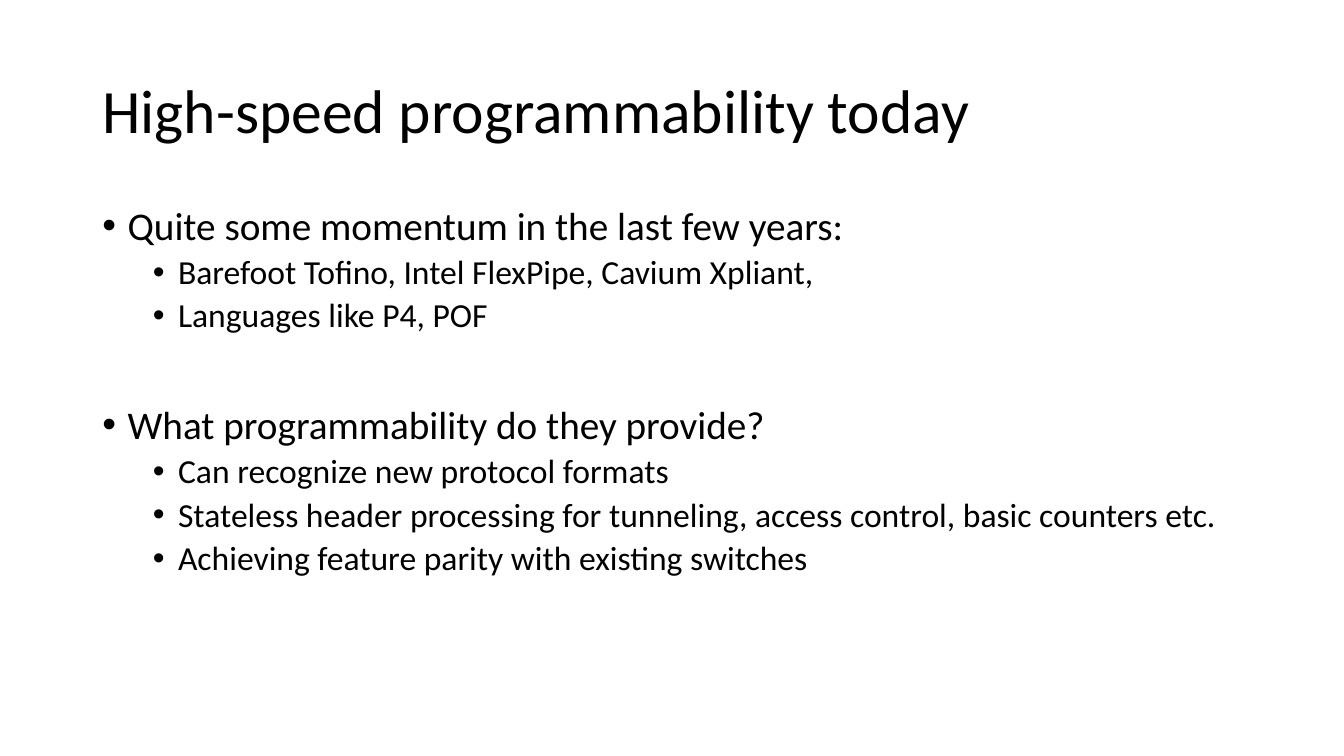
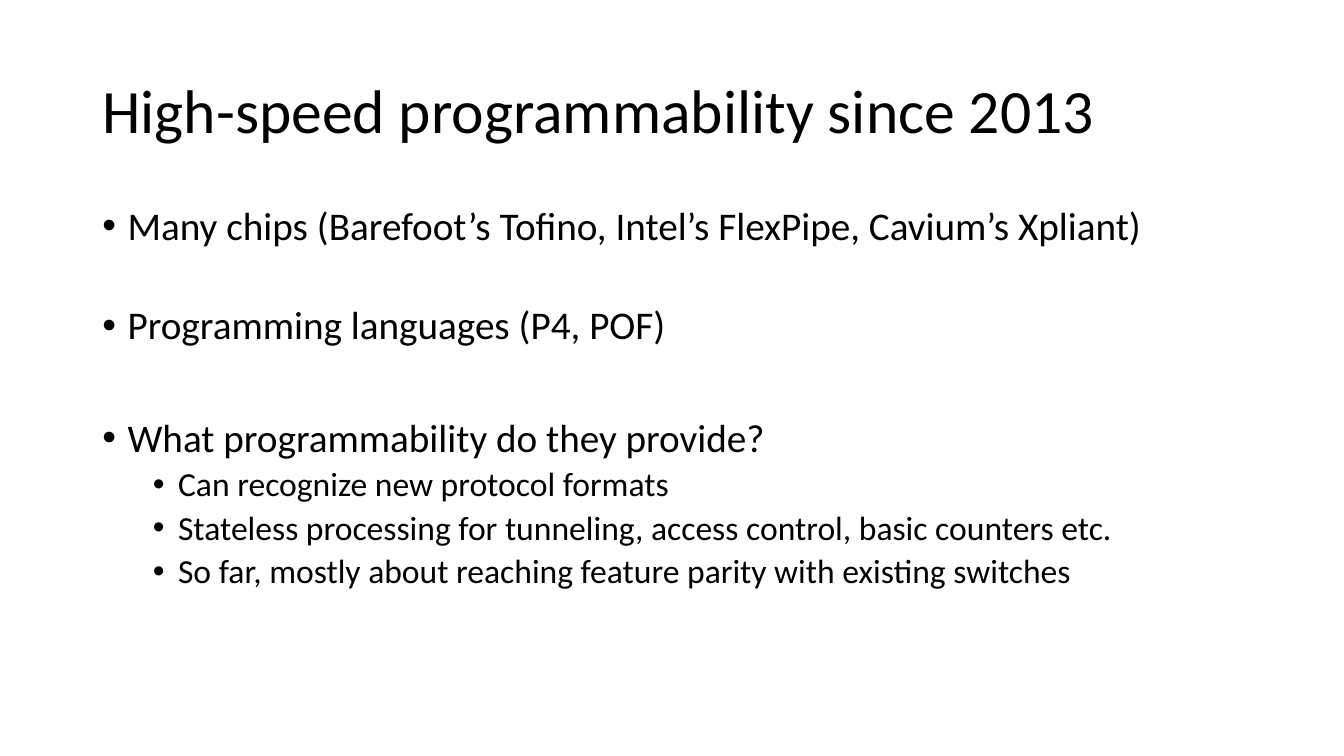
Before and after one commit to anirudhSK/pifo-domino-marple-ppts, a slide deck: slide 8 of combined_domino_pifo.pptx. Drawn at 1344x756 pixels with LibreOffice and Linux fonts; fonts in the diff are those of the drawing. Boxes give left, top, right and bottom in pixels: in the first picture for what was removed or moved away, otherwise in the second. Text is boxed around its words. In the diff, an @@ line names an element or a change of style, - is before the commit and + after.

```diff
--- a/combined_domino_pifo.pptx
+++ b/combined_domino_pifo.pptx
@@ title at (102,90,1094,144): text changed @@
-High-speed programmability today
+High-speed programmability since 2013
@@ text at (128,211,1141,346): text changed; size 24 to 28 pt @@
-• Quite some momentum in the last few years:
-  • Barefoot Tofino, Intel FlexPipe, Cavium Xpliant,
-  • Languages like P4, POF
+• Many chips (Barefoot’s Tofino, Intel’s FlexPipe, Cavium’s Xpliant)
+• Programming languages (P4, POF)
@@ text at (178,516,1111,589): text changed @@
-  • Stateless header processing for tunneling, access control, basic counters etc.
-  • Achieving feature parity with existing switches
+  • Stateless processing for tunneling, access control, basic counters etc.
+  • So far, mostly about reaching feature parity with existing switches
```
Also in this commit, not shown: 5 other slides changed.
